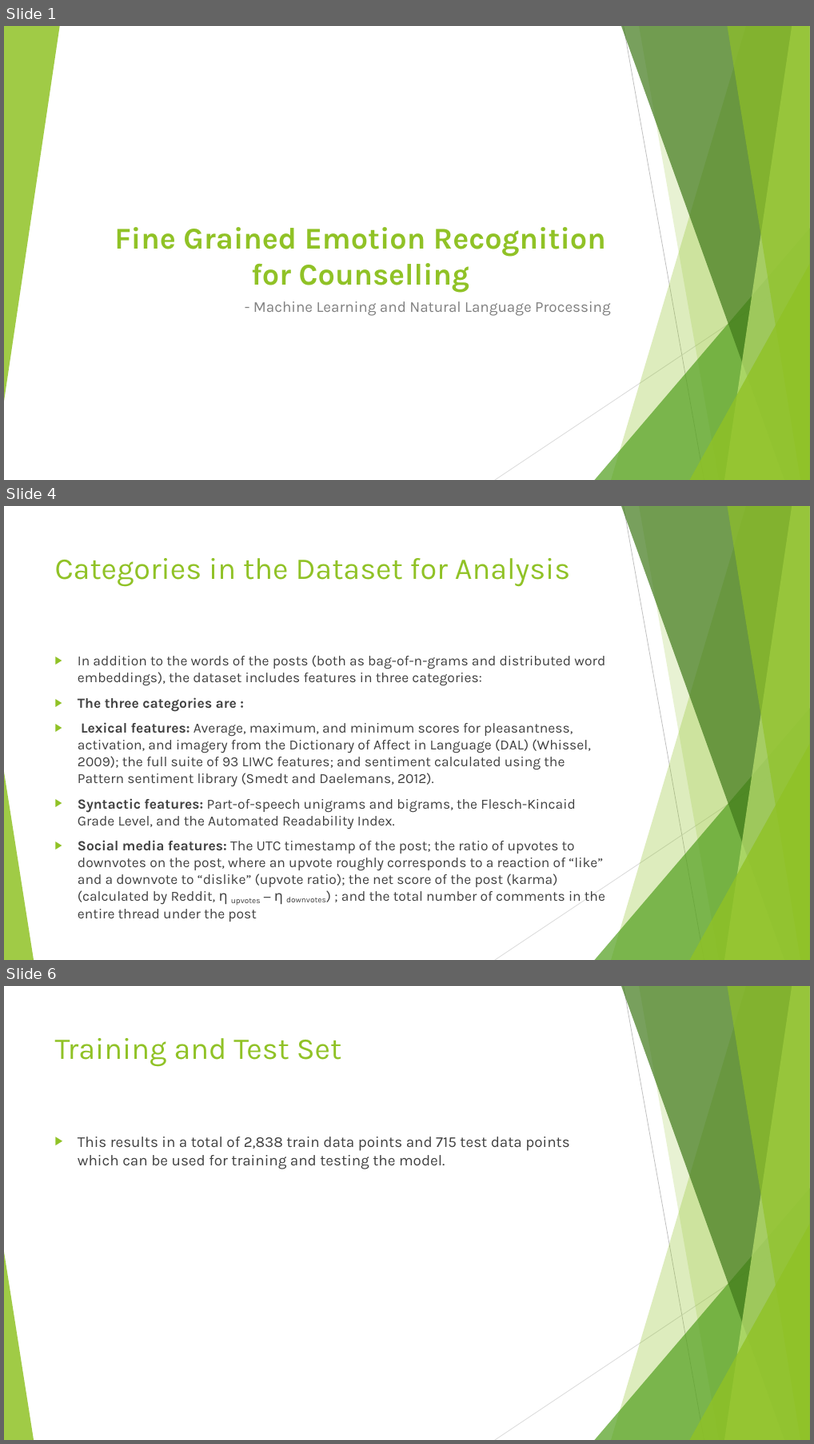
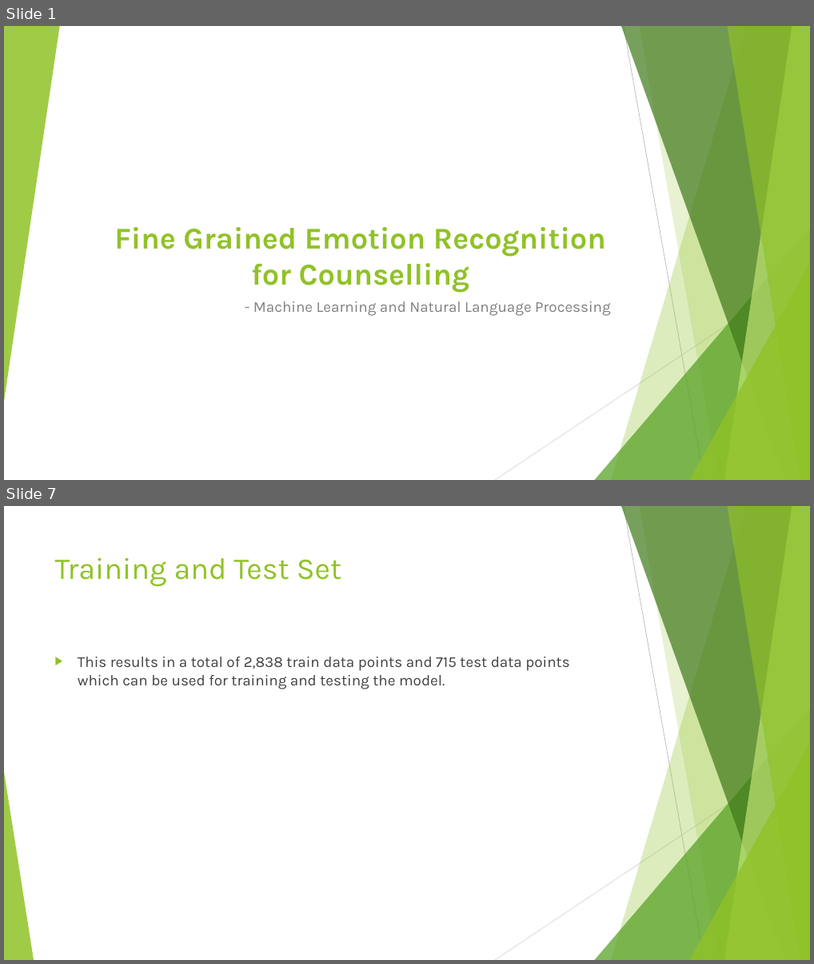
Before and after one commit to JanhaviSoni/Emotion-Recognition-for-Counselling, a slide deck: Fine Grained Emotion Recognition for Counselling.pptx. Shown one above the other, each under a label of ours: slides 1, 4 and 6 before the commit, slides 1 and 7 after it; the slides between them are not shown. The pictures are 814x1444 and 814x964 pixels, drawn with LibreOffice and Linux fonts; fonts in the diff are those of the drawing. Boxes give left, top, right and bottom in pixels: in the first picture for what was removed or moved away, otherwise in the second. Text is boxed around its words. In the diff, an @@ line names an element or a change of style, - is before the commit and + after.

```diff
--- a/Fine Grained Emotion Recognition for Counselling.pptx
+++ b/Fine Grained Emotion Recognition for Counselling.pptx
@@ slide 4 removed at bbox=[4, 506, 810, 960], background #FFFFFF; not listed: 10 template elements that a slide beside it also shows @@
@@ title removed at bbox=[55, 558, 570, 587] @@
-Categories in the Dataset for Analysis
@@ text removed at bbox=[78, 655, 606, 904] @@
-▶ In addition to the words of the posts (both as bag-of-n-grams and distributed word embeddings), the dataset includes features in three categories:
-▶ The three categories are :
-▶ Lexical features: Average, maximum, and minimum scores for pleasantness, activation, and imagery from the Dictionary of Affect in Language (DAL) (Whissel, 2009); the full suite of 93 LIWC features; and sentiment calculated using the Pattern sentiment library (Smedt and Daelemans, 2012).
-▶ Syntactic features: Part-of-speech unigrams and bigrams, the Flesch-Kincaid Grade Level, and the Automated Readability Index.
-▶ Social media features: The UTC timestamp of the post; the ratio of upvotes to downvotes on the post, where an upvote roughly corresponds to a reaction of “like” and a downvote to “dislike” (upvote ratio); the net score of the post (karma) (calculated by Reddit, η upvotes − η downvotes) ; and the total number of comments in the entire thread under the post
@@ what was slide 6 is now slide 7 @@
```
Also in this commit, not shown: 2 slides changed, 6 slides added, 1 other slide removed, 1 other file.
